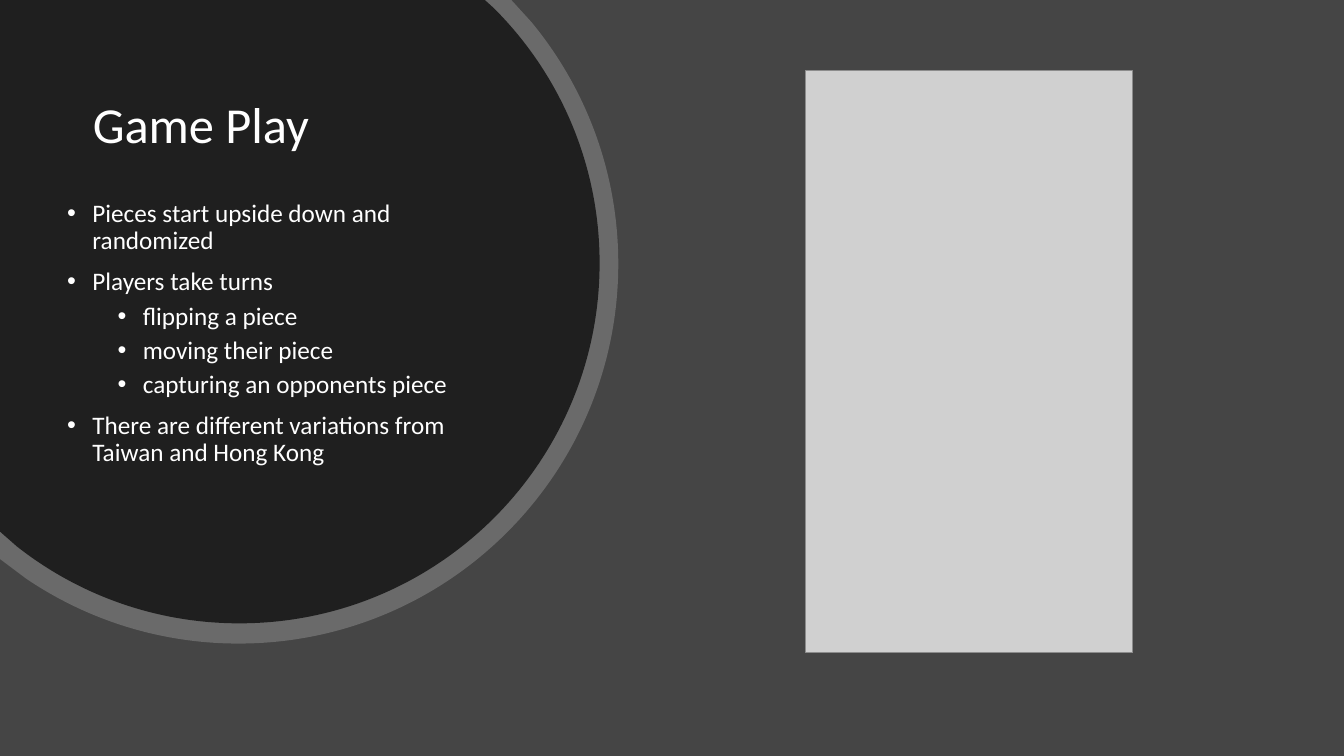
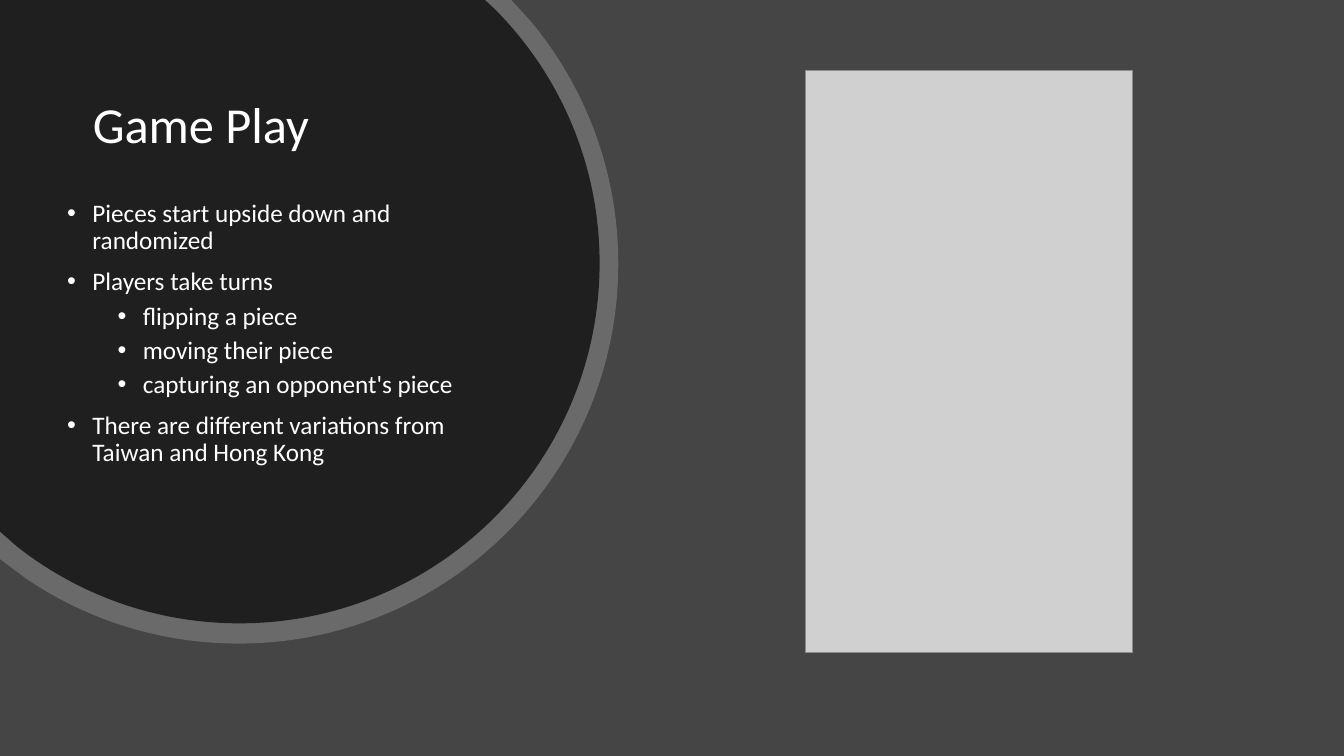
Before and after one commit to cs414glaad/cs414-f18-001-glaad, a slide deck: slide 3 of GLAAD Presentation.pptx. Drawn at 1344x756 pixels with LibreOffice and Linux fonts; fonts in the diff are those of the drawing; grey boxes stand for pictures. Boxes give left, top, right and bottom in pixels: in the first picture for what was removed or moved away, otherwise in the second. Text is boxed around its words. In the diff, an @@ line names an element or a change of style, - is before the commit and + after.

```diff
--- a/GLAAD Presentation.pptx
+++ b/GLAAD Presentation.pptx
@@ text at (x1=143, y1=375, x2=453, y2=398): text changed @@
-  • capturing an opponents piece
+  • capturing an opponent's piece
```
Also in this commit, not shown: 1 other slide changed.
